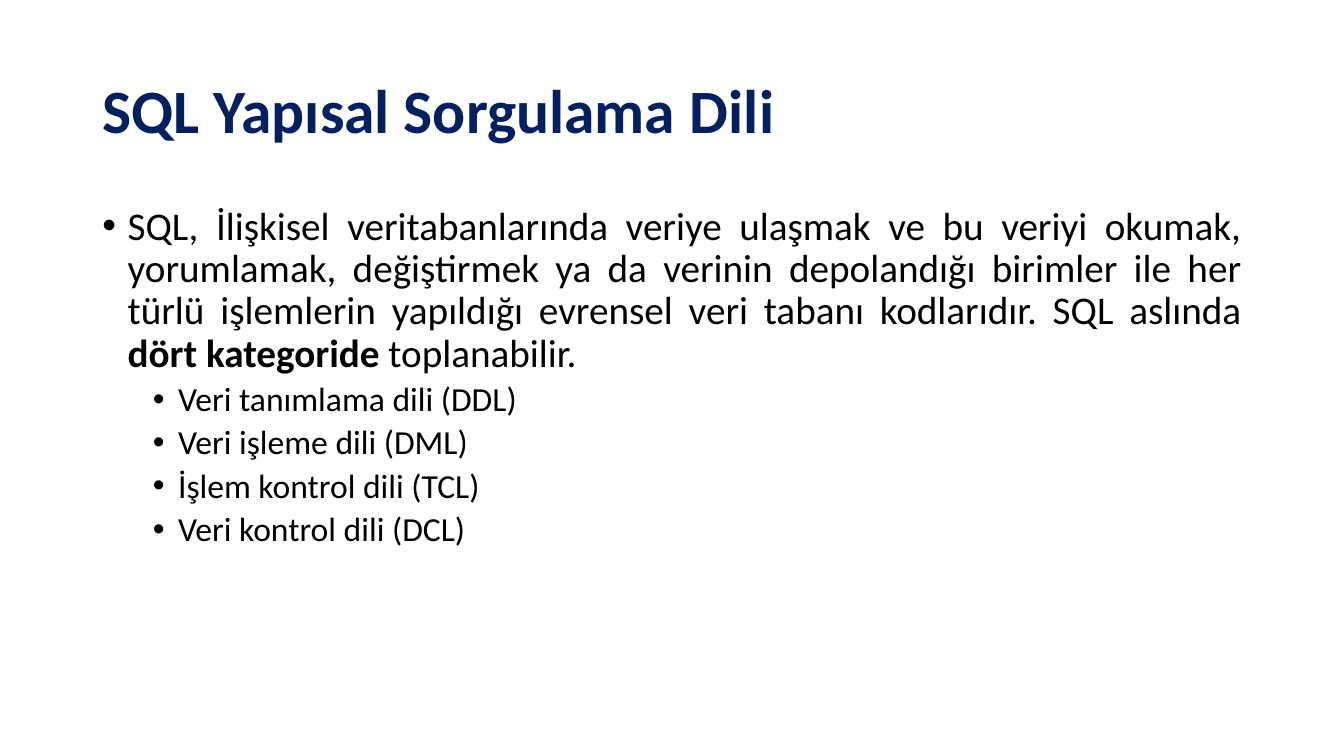
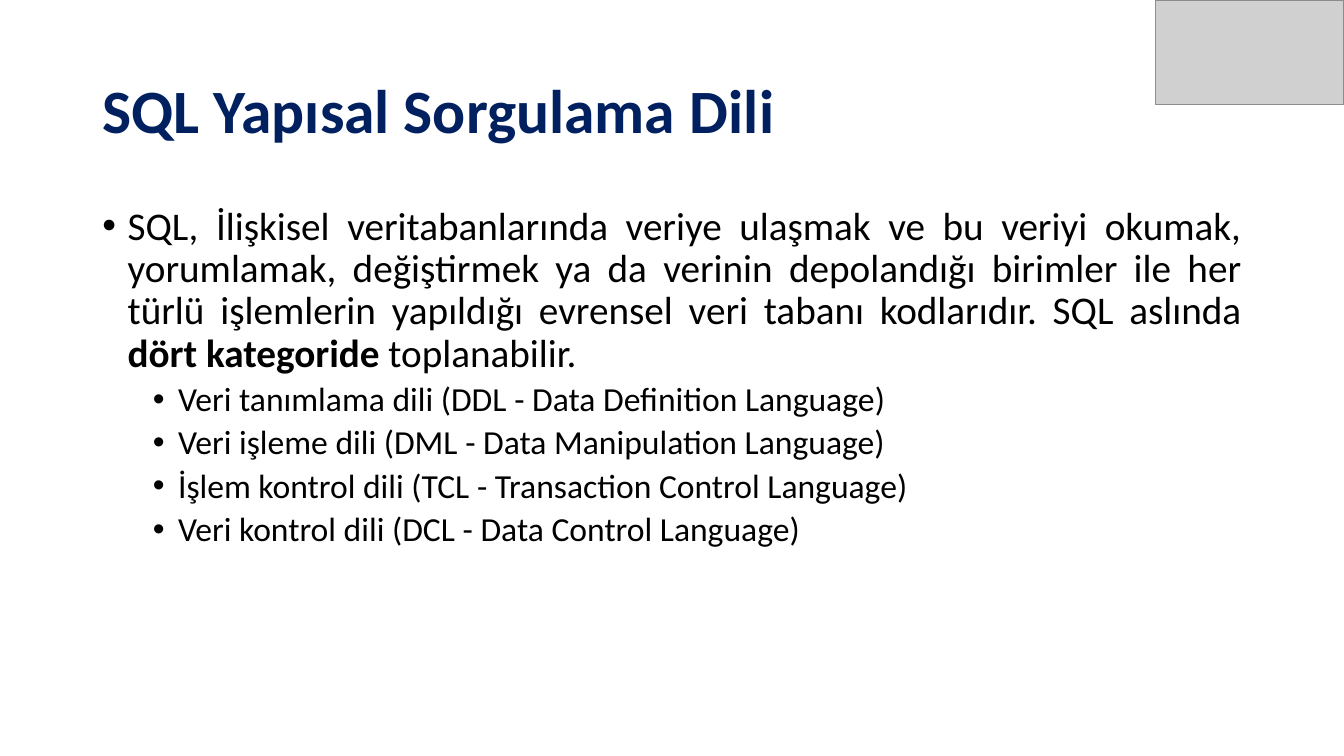
Before and after one commit to SevdanurGENC/Oracle-DB-SQL-Developer-Lecture-Notes, a slide deck: slide 3 of Slides/Oracle DB & SQL Developer - Bolum II.pptx. Drawn at 1344x756 pixels with LibreOffice and Linux fonts; fonts in the diff are those of the drawing; grey boxes stand for pictures. Boxes give left, top, right and bottom in pixels: in the first picture for what was removed or moved away, otherwise in the second. Text is boxed around its words. In the diff, an @@ line names an element or a change of style, - is before the commit and + after.

```diff
--- a/Slides/Oracle DB & SQL Developer - Bolum II.pptx
+++ b/Slides/Oracle DB & SQL Developer - Bolum II.pptx
@@ picture added at box(1156, 0, 1344, 105) @@
@@ text at box(178, 386, 907, 547): text changed @@
-  • Veri tanımlama dili (DDL)
-  • Veri işleme dili (DML)
-  • İşlem kontrol dili (TCL)
-  • Veri kontrol dili (DCL)
+  • Veri tanımlama dili (DDL - Data Definition Language)
+  • Veri işleme dili (DML - Data Manipulation Language)
+  • İşlem kontrol dili (TCL - Transaction Control Language)
+  • Veri kontrol dili (DCL - Data Control Language)
```
Also in this commit, not shown: 9 other slides changed, 2 other files.
